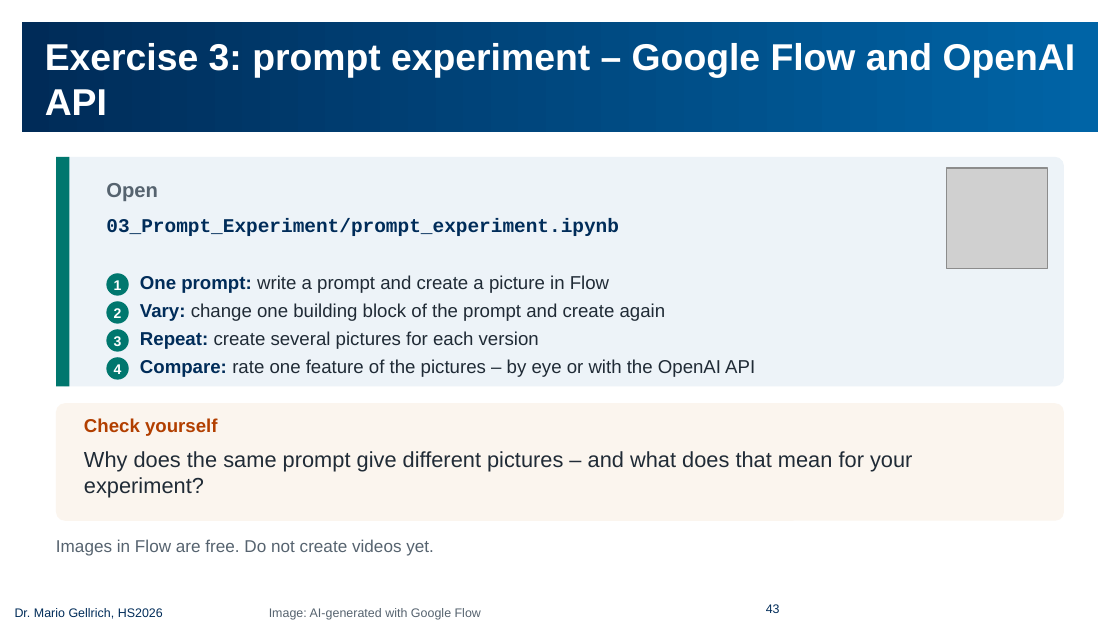
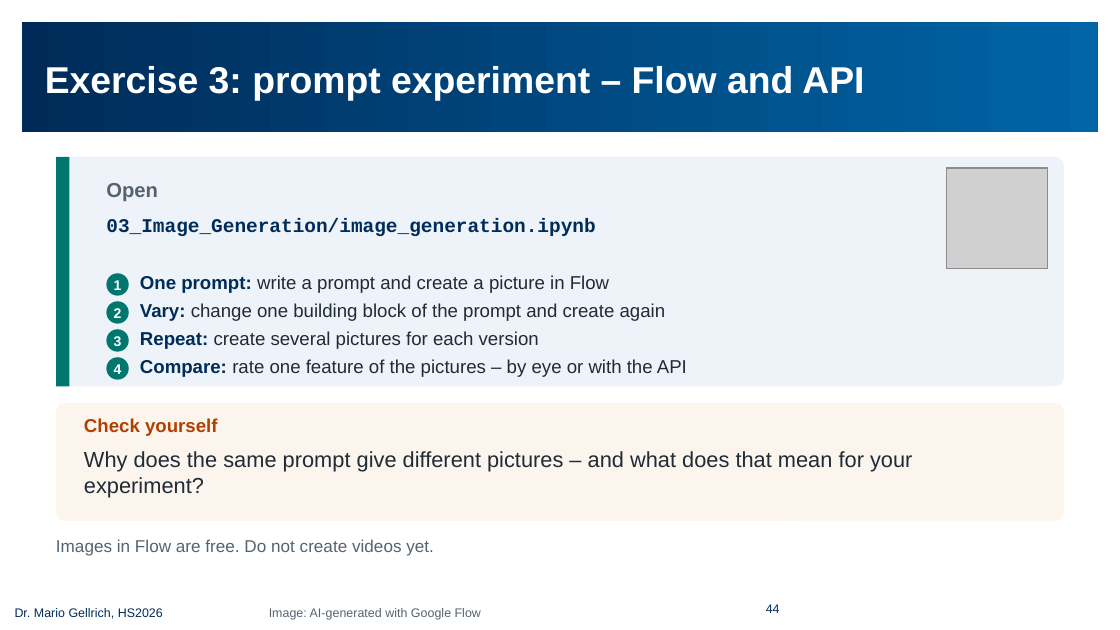
Before and after one commit to mario-gellrich-zhaw/multimodal_extraction_generation, a slide deck: slide 44 of slides/Slides_MSC_Data_Science_Week_13_EN_barrierefrei.pptx (slide 43 before the commit). Drawn at 1120x630 pixels with LibreOffice and Linux fonts; fonts in the diff are those of the drawing; grey boxes stand for pictures; background and template pictures are left out. Boxes give left, top, right and bottom in pixels: in the first picture for what was removed or moved away, otherwise in the second. Text is boxed around its words. In the diff, an @@ line names an element or a change of style, - is before the commit and + after.

```diff
--- a/slides/Slides_MSC_Data_Science_Week_13_EN_barrierefrei.pptx
+++ b/slides/Slides_MSC_Data_Science_Week_13_EN_barrierefrei.pptx
@@ title at [45,66,864,100]: text changed @@
-Exercise 3: prompt experiment – Google Flow and OpenAI API
+Exercise 3: prompt experiment – Flow and API
@@ text at [106,218,595,236]: text changed @@
-03_Prompt_Experiment/prompt_experiment.ipynb
+03_Image_Generation/image_generation.ipynb
@@ text at [140,359,687,377]: text changed @@
-Compare: rate one feature of the pictures – by eye or with the OpenAI API
+Compare: rate one feature of the pictures – by eye or with the API
@@ text at [766,604,780,613]: text changed @@
-43
+44
```
Also in this commit, not shown: 56 other slides changed, 1 slide added, 11 other files.
